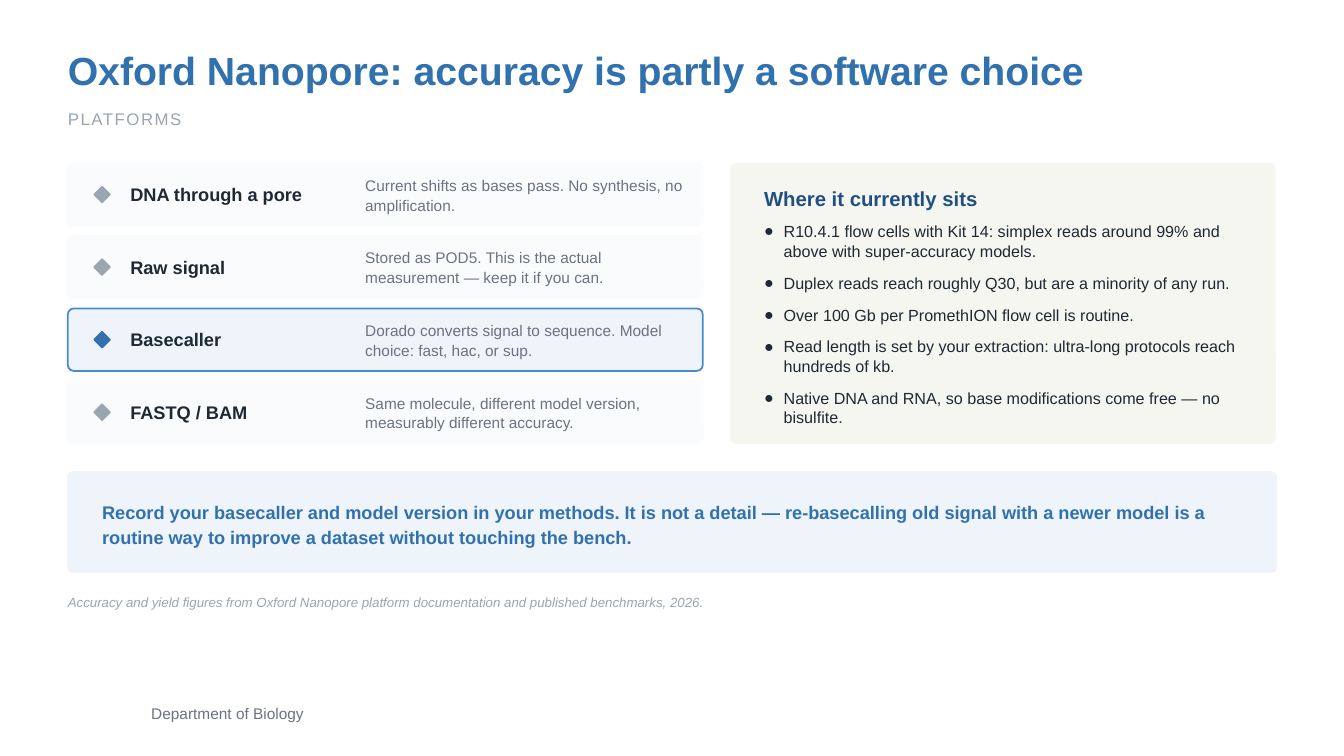
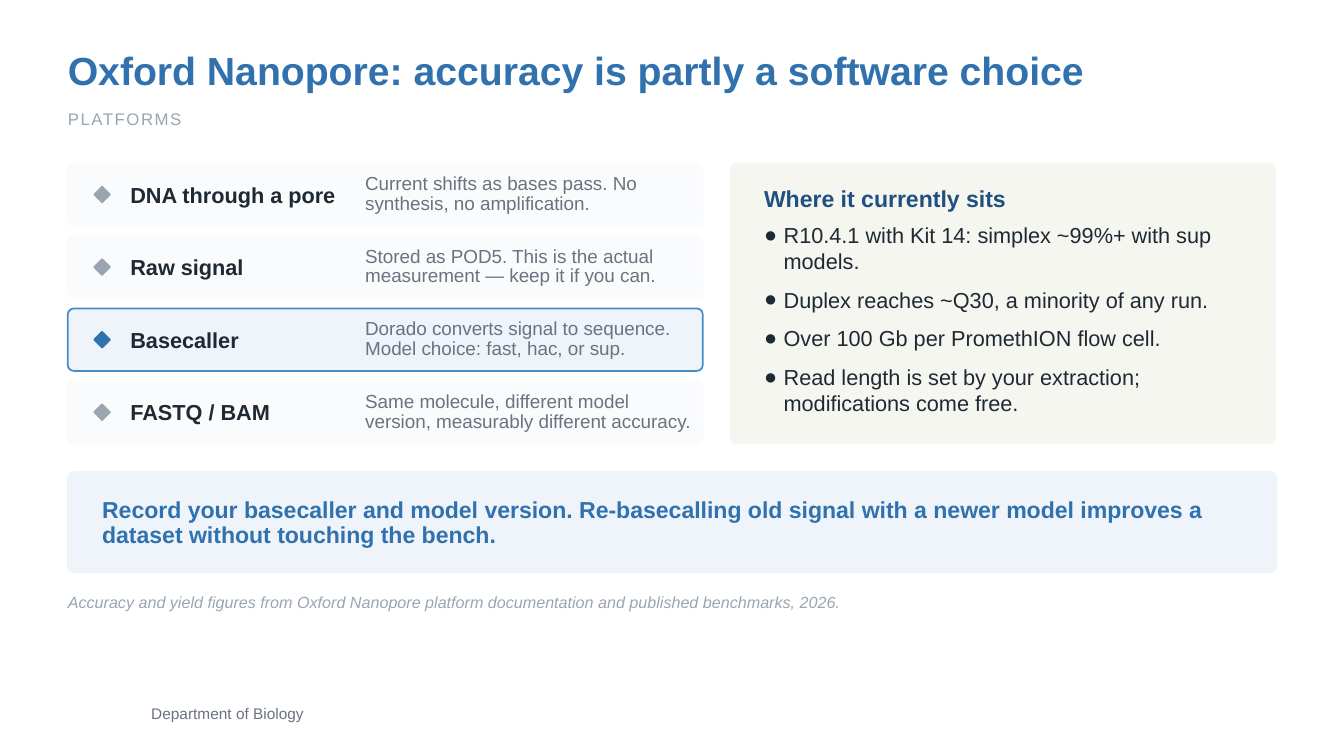
Before and after one commit to zhan4429/TuftsAppliedBioinfo, a slide deck: slide 8 of slides/week-02/Week02_Session1_Sequencing_Design_QC.pptx. Drawn at 1344x756 pixels with LibreOffice and Linux fonts; fonts in the diff are those of the drawing; background and template pictures are left out. Boxes give left, top, right and bottom in pixels: in the first picture for what was removed or moved away, otherwise in the second. Text is boxed around its words. In the diff, an @@ line names an element or a change of style, - is before the commit and + after.

```diff
--- a/slides/week-02/Week02_Session1_Sequencing_Design_QC.pptx
+++ b/slides/week-02/Week02_Session1_Sequencing_Design_QC.pptx
@@ text "Where it currently sits" at bbox=[764, 190, 1006, 212]: size 14.5 to 16.5 pt @@
@@ text at bbox=[784, 227, 1211, 412]: text changed; size 11.5 to 15.5 pt @@
-● R10.4.1 flow cells with Kit 14: simplex reads around 99% and above with super-accuracy models.
-● Duplex reads reach roughly Q30, but are a minority of any run.
-● Over 100 Gb per PromethION flow cell is routine.
-● Read length is set by your extraction: ultra-long protocols reach hundreds of kb.
-● Native DNA and RNA, so base modifications come free — no bisulfite.
+● R10.4.1 with Kit 14: simplex ~99%+ with sup models.
+● Duplex reaches ~Q30, a minority of any run.
+● Over 100 Gb per PromethION flow cell.
+● Read length is set by your extraction; modifications come free.
@@ size 13 to 15.5 pt in 4 elements at bbox=[130, 187, 335, 208], bbox=[130, 259, 244, 280], bbox=[130, 332, 238, 349], bbox=[130, 405, 270, 425] @@
@@ size 11 to 13.5 pt in 4 elements at bbox=[365, 176, 637, 214], bbox=[365, 249, 656, 286], bbox=[365, 321, 671, 359], bbox=[365, 394, 690, 432] @@
@@ text at bbox=[102, 501, 1202, 548]: text changed; size 13 to 16.5 pt @@
-Record your basecaller and model version in your methods. It is not a detail — re-basecalling old signal with a newer model is a routine way to improve a dataset without touching the bench.
+Record your basecaller and model version. Re-basecalling old signal with a newer model improves a dataset without touching the bench.
@@ text "Accuracy and yield figures from ..." at bbox=[68, 596, 840, 611]: size 9.5 to 11.5 pt @@
```
Also in this commit, not shown: 19 other slides changed, 2 other files.
